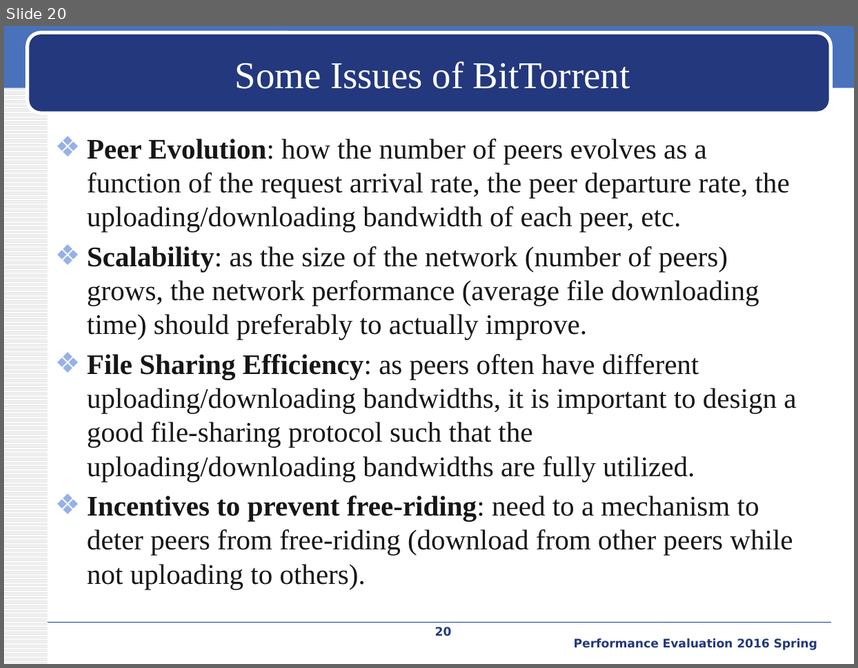
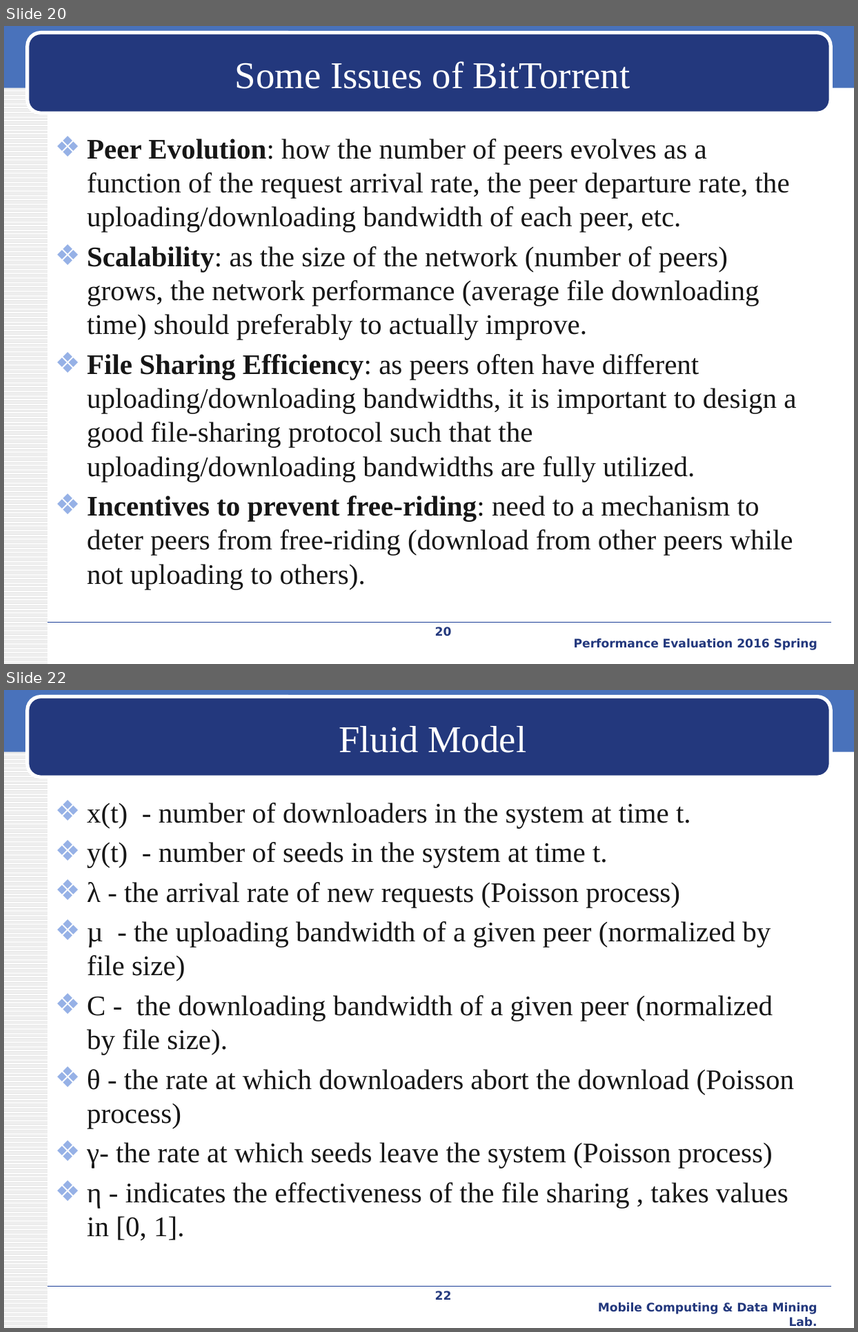
Before and after one commit to iamyuanchung/PE_104_2, a slide deck: final/BT-like-peer2peer.pptx. Shown one above the other, each under a label of ours: slide 20 before the commit, slides 20 and 22 after it; the slides between them are not shown. The pictures are 858x668 and 858x1332 pixels, drawn with LibreOffice and Linux fonts; fonts in the diff are those of the drawing; background and template pictures are left out. Boxes give left, top, right and bottom in pixels: in the first picture for what was removed or moved away, otherwise in the second. Text is boxed around its words. In the diff, an @@ line names an element or a change of style, - is before the commit and + after.

```diff
--- a/final/BT-like-peer2peer.pptx
+++ b/final/BT-like-peer2peer.pptx
@@ slide 22 added at (4, 690, 854, 1328), background #FFFFFF; not listed: 4 template elements that a slide beside it also shows @@
@@ title added at (339, 726, 526, 753), 32 pt, text #FFFFFF @@
+Fluid Model
@@ text added at (87, 802, 794, 1240), 24 pt, text #161616 @@
+❖ x(t) - number of downloaders in the system at time t.
+❖ y(t) - number of seeds in the system at time t.
+❖ λ - the arrival rate of new requests (Poisson process)
+❖ µ - the uploading bandwidth of a given peer (normalized by file size)
+❖ C - the downloading bandwidth of a given peer (normalized by file size).
+❖ θ - the rate at which downloaders abort the download (Poisson process)
+❖ γ- the rate at which seeds leave the system (Poisson process)
+❖ η - indicates the effectiveness of the file sharing , takes values in [0, 1].
@@ page number added at (435, 1290, 452, 1299), 10 pt, text #23387D, bold @@
+22
@@ text added at (598, 1302, 818, 1326), 10 pt, text #23387D, bold @@
+Mobile Computing & Data Mining Lab.
```
Also in this commit, not shown: 5 slides changed, 15 other slides added.
